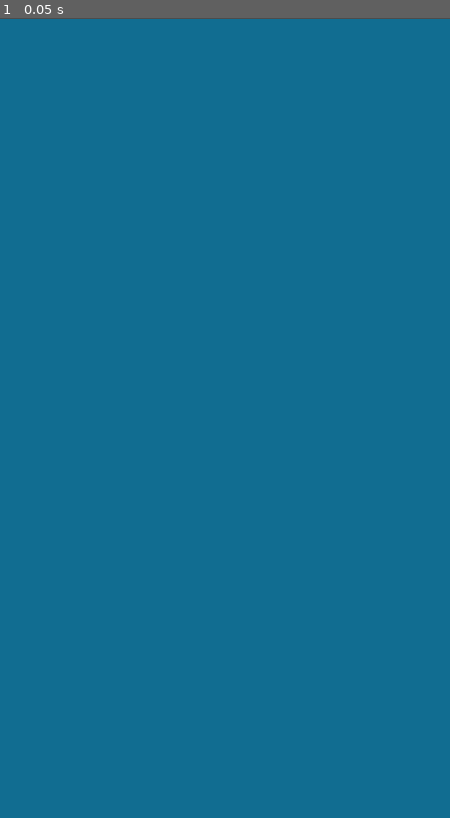
Above: before the commit, frame 1.
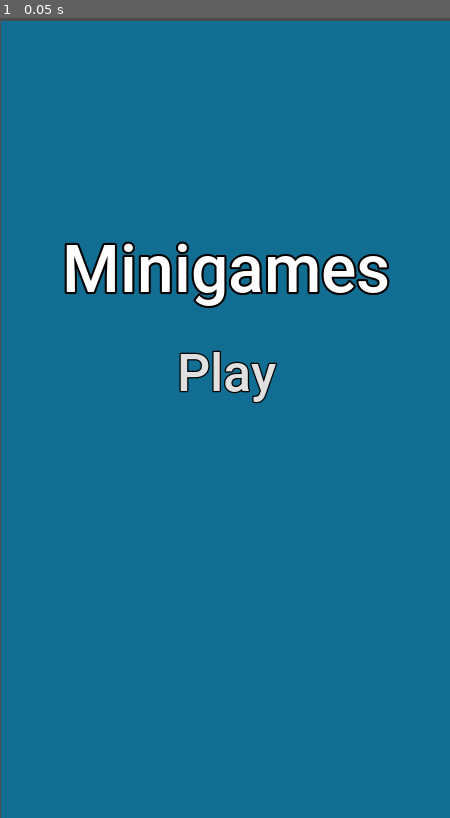
Above: after the commit, the same moment.

Repository: N-Ziermann/Minigame-Collection
Game: Godot game, scene res://Scenes/Main-Scene.tscn
Two runs of this game, one before a commit and one after it. Both use one fixed random seed, a clock stepped at 60 frames per second and the inputs below. Before the commit the project has no main scene; this scene is started directly in both runs.
Inputs:
- Up to frame 1 (0.05 s): no input

The runs differ from the first frame. In frame 1, 4.2% of the frame differs, in the area x 0-100%, y 0-100%.

Commit message:
Create Menu

Diff:
--- a/App/Scenes/Main-Scene.tscn
+++ b/App/Scenes/Main-Scene.tscn
@@ -1,4 +1,18 @@
-[gd_scene format=2]
+[gd_scene load_steps=4 format=2]
+
+[ext_resource path="res://Fonts/Roboto-Medium.ttf" type="DynamicFontData" id=1]
+
+[sub_resource type="DynamicFont" id=1]
+size = 160
+outline_size = 5
+outline_color = Color( 0, 0, 0, 1 )
+font_data = ExtResource( 1 )
+
+[sub_resource type="DynamicFont" id=2]
+size = 125
+outline_size = 3
+outline_color = Color( 0, 0, 0, 1 )
+font_data = ExtResource( 1 )
 
 [node name="Node2D" type="Node2D"]
 position = Vector2( -0.814514, 3.25803 )
@@ -7,8 +21,10 @@
 z_index = -1
 
 [node name="ColorRect" type="ColorRect" parent="Background"]
-margin_right = 1080.0
-margin_bottom = 1920.0
+margin_left = 3.01471
+margin_top = 3.01465
+margin_right = 1083.01
+margin_bottom = 1923.01
 color = Color( 0.0705882, 0.431373, 0.572549, 1 )
 __meta__ = {
 "_edit_use_anchors_": false
@@ -17,3 +33,32 @@
 [node name="Foreground" type="Node2D" parent="."]
 
 [node name="UI" type="Node2D" parent="."]
+
+[node name="Title" type="Label" parent="UI"]
+margin_left = 4.42603
+margin_top = 500.0
+margin_right = 1084.43
+margin_bottom = 700.0
+custom_fonts/font = SubResource( 1 )
+text = "Minigames"
+align = 1
+valign = 1
+__meta__ = {
+"_edit_use_anchors_": false
+}
+
+[node name="Buttons" type="Node2D" parent="UI"]
+
+[node name="Button" type="Button" parent="UI/Buttons"]
+margin_left = 4.426
+margin_top = 750.0
+margin_right = 1084.43
+margin_bottom = 950.0
+focus_mode = 0
+custom_fonts/font = SubResource( 2 )
+enabled_focus_mode = 0
+text = "Play"
+flat = true
+__meta__ = {
+"_edit_use_anchors_": false
+}
--- a/App/project.godot
+++ b/App/project.godot
@@ -16,6 +16,7 @@
 [application]
 
 config/name="Minigame-App"
+run/main_scene="res://Scenes/Main-Scene.tscn"
 config/icon="res://icon.png"
 
 [display]
Binary file added: App/Fonts/Roboto-Medium.ttf
